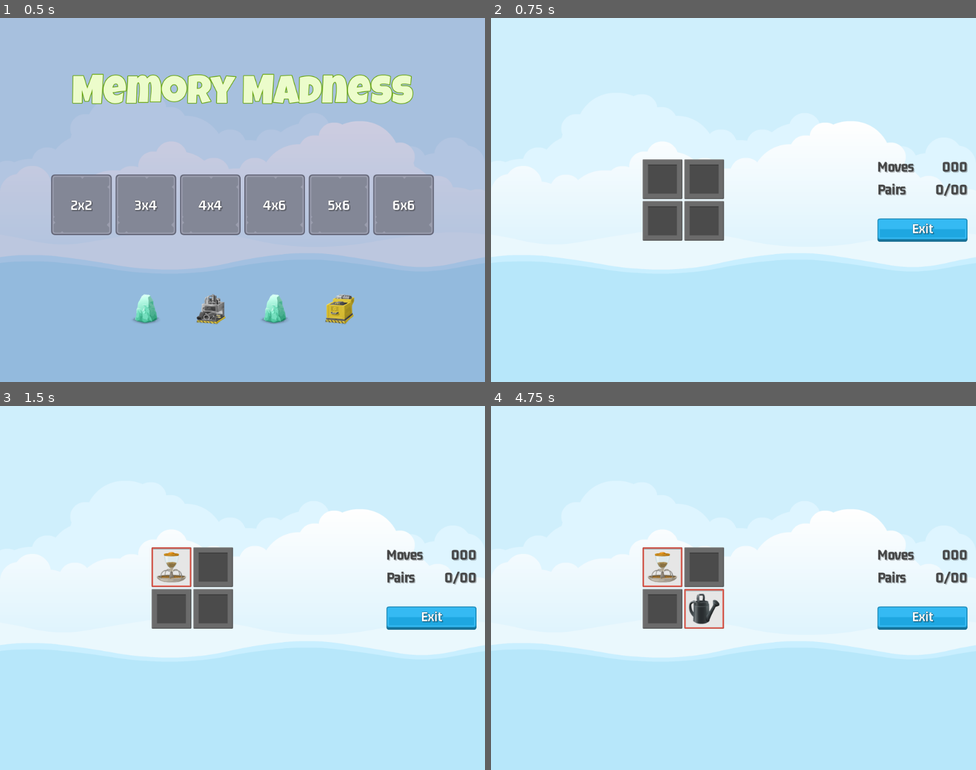
Above: before the commit, frames 1-4 (two rows, left to right).
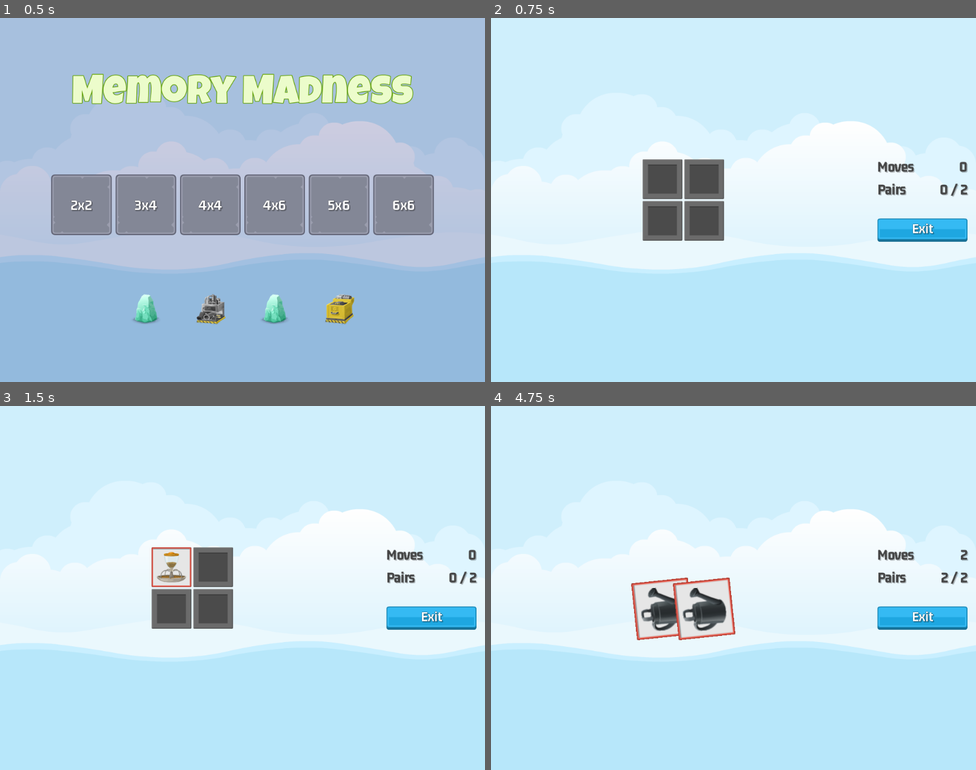
Above: after the commit, the same moments.

Repository: JerryHobby/Memory-Madness
Game: Godot game, scene res://Scenes/Master/master_scene.tscn
Same seed, same stepped clock (60 frames per second), same inputs: the game is played once before the commit and once after it.
Inputs (mouse positions are in pixels of both pictures, inside the frame that each line leads up to; where the layout moved, square brackets give the same spot in the first picture):
- Up to frame 1 (0.5 s): no input
- Up to frame 2 (0.75 s): click "2x2" at 0.5 s
- Up to frame 3 (1.5 s): click (169, 566) at 1.25 s
- Up to frame 4 (4.75 s): click (704, 566) at 2.02 s; click (660, 609) at 2.77 s; click (704, 609) at 3.52 s; click (660, 609) [660, 566] at 4.25 s

Frame 1 is identical in both runs. In frame 2, 0.2% of the frame differs, in the area x 91-99%, y 39-50%; in frame 3, 0.2%; in frame 4, 3.5%, in the area x 28-99%, y 38-65%.

Commit message:
scring and logic

Diff:
--- /dev/null
+++ b/Scenes/GameOver/game_over.gd
@@ -0,0 +1,17 @@
+extends Control
+
+@onready var moves_label = $NinePatchRect/MC/VB/HB/MovesLabel
+
+# Called when the node enters the scene tree for the first time.
+func _ready():
+	SignalManager.on_game_over.connect(on_game_over)
+
+
+func _on_texture_button_pressed():
+	hide()
+	SignalManager.on_game_exit_pressed.emit()
+
+
+func on_game_over(moves:int) -> void:
+	moves_label.text = str(moves)
+	show()
--- /dev/null
+++ b/Scenes/GameOver/game_over.tscn
@@ -0,0 +1,108 @@
+[gd_scene load_steps=9 format=3 uid="uid://dwk2ek48ar88t"]
+
+[ext_resource type="Texture2D" uid="uid://bmk2uhgd4v7ds" path="res://assets/ui/UIbg.png" id="1_ip0xu"]
+[ext_resource type="Script" path="res://Scenes/GameOver/game_over.gd" id="1_ttssw"]
+[ext_resource type="LabelSettings" uid="uid://0s0aaqlsxskg" path="res://Scenes/bluegreen_84.tres" id="2_r8x6u"]
+[ext_resource type="LabelSettings" uid="uid://1w68ghfdnfy3" path="res://Scenes/black_48.tres" id="3_xm5yv"]
+[ext_resource type="Texture2D" uid="uid://cw7olnxefkdqr" path="res://assets/ui/blue_button00.png" id="4_fiy31"]
+[ext_resource type="Texture2D" uid="uid://b04wutc1lptc5" path="res://assets/ui/yellow_button00.png" id="5_7psov"]
+[ext_resource type="Texture2D" uid="uid://dngq8ynciggrg" path="res://assets/ui/green_button00.png" id="6_c65sb"]
+[ext_resource type="LabelSettings" uid="uid://do5wp1vw4xugu" path="res://Scenes/white_30.tres" id="7_vqju3"]
+
+[node name="GameOver" type="Control"]
+layout_mode = 3
+anchors_preset = 15
+anchor_right = 1.0
+anchor_bottom = 1.0
+grow_horizontal = 2
+grow_vertical = 2
+script = ExtResource("1_ttssw")
+
+[node name="NinePatchRect" type="NinePatchRect" parent="."]
+layout_mode = 1
+anchors_preset = 8
+anchor_left = 0.5
+anchor_top = 0.5
+anchor_right = 0.5
+anchor_bottom = 0.5
+offset_left = -256.0
+offset_top = -192.0
+offset_right = 256.0
+offset_bottom = 192.0
+grow_horizontal = 2
+grow_vertical = 2
+texture = ExtResource("1_ip0xu")
+patch_margin_left = 10
+patch_margin_top = 10
+patch_margin_right = 10
+patch_margin_bottom = 10
+
+[node name="MC" type="MarginContainer" parent="NinePatchRect"]
+layout_mode = 1
+anchors_preset = 15
+anchor_right = 1.0
+anchor_bottom = 1.0
+grow_horizontal = 2
+grow_vertical = 2
+theme_override_constants/margin_left = 24
+theme_override_constants/margin_top = 24
+theme_override_constants/margin_right = 24
+theme_override_constants/margin_bottom = 24
+
+[node name="VB" type="VBoxContainer" parent="NinePatchRect/MC"]
+layout_mode = 2
+theme_override_constants/separation = 32
+
+[node name="Label" type="Label" parent="NinePatchRect/MC/VB"]
+layout_mode = 2
+text = "You Win!"
+label_settings = ExtResource("2_r8x6u")
+horizontal_alignment = 1
+vertical_alignment = 1
+
+[node name="HB" type="HBoxContainer" parent="NinePatchRect/MC/VB"]
+layout_mode = 2
+
+[node name="Label" type="Label" parent="NinePatchRect/MC/VB/HB"]
+layout_mode = 2
+size_flags_horizontal = 3
+text = "Moves taken"
+label_settings = ExtResource("3_xm5yv")
+vertical_alignment = 1
+
+[node name="MovesLabel" type="Label" parent="NinePatchRect/MC/VB/HB"]
+layout_mode = 2
+text = "0"
+label_settings = ExtResource("3_xm5yv")
+vertical_alignment = 1
+
+[node name="Control" type="Control" parent="NinePatchRect/MC/VB"]
+custom_minimum_size = Vector2(2.08165e-12, 30)
+layout_mode = 2
+
+[node name="TextureButton" type="TextureButton" parent="NinePatchRect/MC/VB"]
+layout_mode = 2
+size_flags_horizontal = 4
+texture_normal = ExtResource("4_fiy31")
+texture_pressed = ExtResource("5_7psov")
+texture_hover = ExtResource("6_c65sb")
+
+[node name="Label" type="Label" parent="NinePatchRect/MC/VB/TextureButton"]
+layout_mode = 1
+anchors_preset = 8
+anchor_left = 0.5
+anchor_top = 0.5
+anchor_right = 0.5
+anchor_bottom = 0.5
+offset_left = -22.0
+offset_top = -16.5
+offset_right = 22.0
+offset_bottom = 16.5
+grow_horizontal = 2
+grow_vertical = 2
+text = "Exit"
+label_settings = ExtResource("7_vqju3")
+horizontal_alignment = 1
+vertical_alignment = 1
+
+[connection signal="pressed" from="NinePatchRect/MC/VB/TextureButton" to="." method="_on_texture_button_pressed"]
--- a/Scenes/GameScreen/game_screen.tscn
+++ b/Scenes/GameScreen/game_screen.tscn
@@ -7,15 +7,20 @@
 [ext_resource type="Texture2D" uid="uid://dngq8ynciggrg" path="res://assets/ui/green_button00.png" id="4_ahq42"]
 [ext_resource type="LabelSettings" uid="uid://do5wp1vw4xugu" path="res://Scenes/white_30.tres" id="5_4san3"]
 [ext_resource type="PackedScene" uid="uid://mu5pw25u0rpo" path="res://Scenes/Scorer/scorer.tscn" id="7_ugtwb"]
+[ext_resource type="PackedScene" uid="uid://dwk2ek48ar88t" path="res://Scenes/GameOver/game_over.tscn" id="8_gx7on"]
 
 [sub_resource type="GDScript" id="GDScript_8g3ov"]
 script/source = "extends Control
 
 @export var mem_tile_scene: PackedScene
+@onready var game_over = $GameOver
+
+@onready var moves_label = $HB/MC2/VBoxContainer/HB1/MovesLabel
+@onready var pairs_label = $HB/MC2/VBoxContainer/HB2/PairsLabel
 
 @onready var sound = $Sound
 @onready var tile_container = $HB/MC1/TileContainer
-@onready var scorer = $Scorer
+@onready var scorer:Scorer = $Scorer
 
 
 # Called when the node enters the scene tree for the first time.
@@ -25,7 +30,8 @@
 
 # Called every frame. 'delta' is the elapsed time since the previous frame.
 func _process(delta):
-	pass
+	moves_label.text = scorer.get_moves_made()
+	pairs_label.text = scorer.get_pairs_made()
 
 
 func _on_exit_button_pressed():
@@ -155,4 +161,13 @@
 
 [node name="Scorer" parent="." instance=ExtResource("7_ugtwb")]
 
+[node name="GameOver" parent="." instance=ExtResource("8_gx7on")]
+visible = false
+layout_mode = 1
+anchors_preset = 8
+anchor_left = 0.5
+anchor_top = 0.5
+anchor_right = 0.5
+anchor_bottom = 0.5
+
 [connection signal="pressed" from="HB/MC2/VBoxContainer/ExitButton" to="." method="_on_exit_button_pressed"]
--- a/Scenes/Main/main_screen.tscn
+++ b/Scenes/Main/main_screen.tscn
@@ -1,16 +1,9 @@
-[gd_scene load_steps=6 format=3 uid="uid://b4tr5yj2xyqe"]
+[gd_scene load_steps=5 format=3 uid="uid://b4tr5yj2xyqe"]
 
 [ext_resource type="Script" path="res://Scenes/Main/main_screen.gd" id="1_hcogp"]
-[ext_resource type="FontFile" uid="uid://cduhw3f77tq2r" path="res://assets/fonts/LuckiestGuy-Regular.ttf" id="1_k5eiq"]
 [ext_resource type="PackedScene" uid="uid://dt22exjbfbjv3" path="res://Scenes/LevelButton/LevelButton.tscn" id="2_e1h6u"]
 [ext_resource type="PackedScene" uid="uid://c338brg1185ij" path="res://Scenes/FrontSprite/front_sprite.tscn" id="2_wjjjl"]
-
-[sub_resource type="LabelSettings" id="LabelSettings_uf7av"]
-font = ExtResource("1_k5eiq")
-font_size = 84
-font_color = Color(0.92549, 0.988235, 0.796078, 1)
-outline_size = 6
-outline_color = Color(0.396078, 0.639216, 0.0509804, 1)
+[ext_resource type="LabelSettings" uid="uid://b4piklr4seu5d" path="res://Scenes/green_84.tres" id="3_nn4pq"]
 
 [node name="MainScreen" type="Control"]
 layout_mode = 3
@@ -46,7 +39,7 @@
 [node name="Label" type="Label" parent="VBoxContainer"]
 layout_mode = 2
 text = "Memory Madness"
-label_settings = SubResource("LabelSettings_uf7av")
+label_settings = ExtResource("3_nn4pq")
 horizontal_alignment = 1
 vertical_alignment = 1
 
--- a/Scenes/Scorer/scorer.gd
+++ b/Scenes/Scorer/scorer.gd
@@ -1,10 +1,11 @@
 extends Node
+
+class_name Scorer
 
 @onready var sound = $Sound
 @onready var reveal_timer = $RevealTimer
 
-var _tiles:Array = []
-var _selections:Array = []
+var _selections:Array[MemoryTile] = []
 var _target_pairs:int = 0
 var _moves_made:int = 0
 var _pairs_made:int = 0
@@ -21,6 +22,19 @@
 	pass
 
 
+func check_game_over() -> void:
+	if _pairs_made >= _target_pairs:
+		SignalManager.on_game_over.emit(_moves_made)
+
+
+func get_moves_made() -> String:
+	return str(_moves_made)
+
+
+func get_pairs_made() -> String:
+	return str("%s / %s") % [_pairs_made, _target_pairs]
+
+
 func on_tile_selected(tile: MemoryTile) -> void:
 	SoundManager.play_tile_clicked(sound)
 	check_pair_made(tile)
@@ -31,11 +45,20 @@
 	_pairs_made = 0
 	_moves_made = 0
 	_target_pairs = target_pairs
-	_tiles = get_tree().get_nodes_in_group(GameManager.GROUP_TILE)
 
 
 func update_selections() -> void:
 	reveal_timer.start()
+	if selections_are_pair() == true:
+		kill_tiles()
+
+
+func kill_tiles() -> void:
+	for s in _selections:
+		s.kill_on_success()
+	_pairs_made += 1
+	SoundManager.play_sound(sound, SoundManager.SOUND_SUCCESS)
+
 
 
 func check_pair_made(tile: MemoryTile) -> void:
@@ -60,8 +83,11 @@
 
 
 func _on_reveal_timer_timeout():
-	hide_selections()
+	if selections_are_pair() == false:
+		hide_selections()
+
 	_selections.clear()
+	check_game_over()
 	SignalManager.on_selection_enabled.emit()
 
 
--- /dev/null
+++ b/Scenes/bluegreen_84.tres
@@ -0,0 +1,10 @@
+[gd_resource type="LabelSettings" load_steps=2 format=3 uid="uid://0s0aaqlsxskg"]
+
+[ext_resource type="FontFile" uid="uid://cduhw3f77tq2r" path="res://assets/fonts/LuckiestGuy-Regular.ttf" id="1_8f6tw"]
+
+[resource]
+font = ExtResource("1_8f6tw")
+font_size = 84
+font_color = Color(0.305882, 1, 0.945098, 1)
+outline_size = 6
+outline_color = Color(0.278431, 0.572549, 1, 1)
--- /dev/null
+++ b/Scenes/green_84.tres
@@ -0,0 +1,10 @@
+[gd_resource type="LabelSettings" load_steps=2 format=3 uid="uid://b4piklr4seu5d"]
+
+[ext_resource type="FontFile" uid="uid://cduhw3f77tq2r" path="res://assets/fonts/LuckiestGuy-Regular.ttf" id="1_88isw"]
+
+[resource]
+font = ExtResource("1_88isw")
+font_size = 84
+font_color = Color(0.92549, 0.988235, 0.796078, 1)
+outline_size = 6
+outline_color = Color(0.396078, 0.639216, 0.0509804, 1)
--- a/Singletons/SignalManager.gd
+++ b/Singletons/SignalManager.gd
@@ -2,7 +2,7 @@
 
 signal on_level_selected(level_num:int)
 signal on_game_exit_pressed
-
+signal on_game_over(moves:int)
 signal on_selection_enabled
 signal on_selection_disabled
 
Not shown: 1 places in Scenes/GameScreen/game_screen.tscn that only renumber resources
